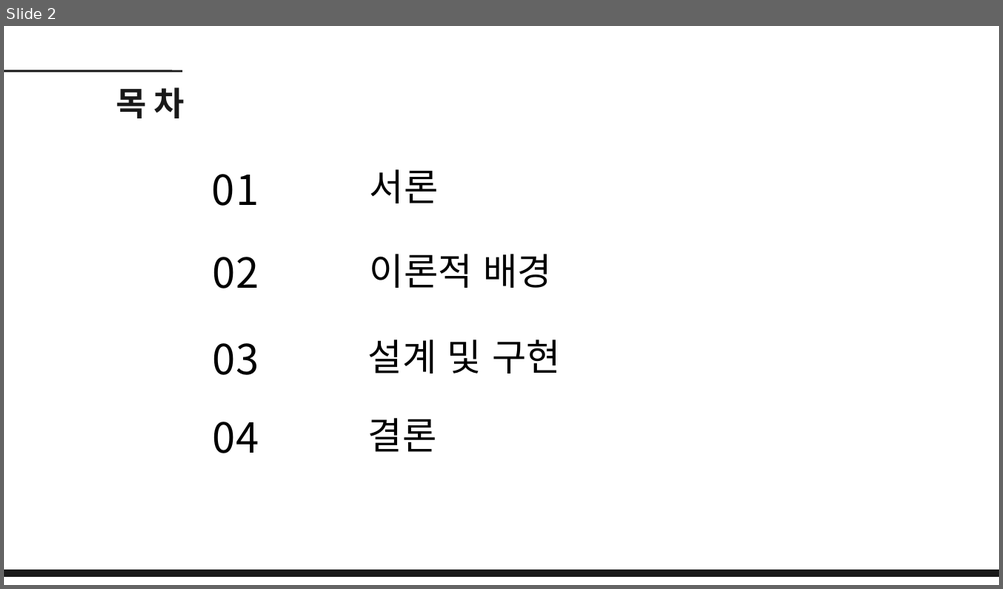
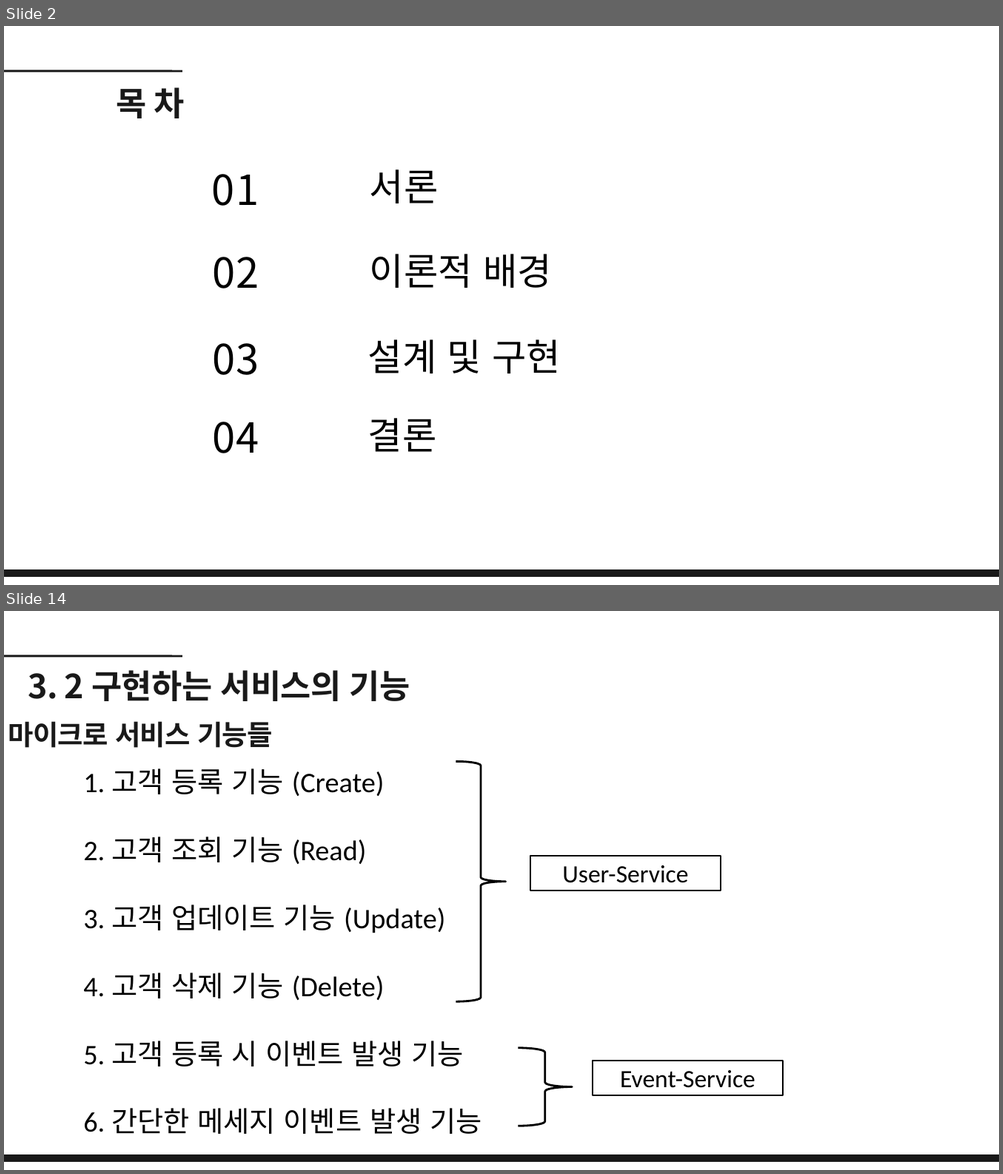
Before and after one commit to dbehdrbs0806/4rd_1sem, a slide deck: GraduationGuidance/20204077_유동균_논문발표ppt.pptx. Shown one above the other, each under a label of ours: slide 2 before the commit, slides 2 and 14 after it; the slides between them are not shown. The pictures are 1003x589 and 1003x1174 pixels, drawn with LibreOffice and Linux fonts; fonts in the diff are those of the drawing. Boxes give left, top, right and bottom in pixels: in the first picture for what was removed or moved away, otherwise in the second. Text is boxed around its words. In the diff, an @@ line names an element or a change of style, - is before the commit and + after.

```diff
--- a/GraduationGuidance/20204077_유동균_논문발표ppt.pptx
+++ b/GraduationGuidance/20204077_유동균_논문발표ppt.pptx
@@ slide 14 added at <box>4,611,999,1170</box>, background #FFFFFF @@
@@ line added from (4, 656) to (182, 656), #191919 3 pt @@
@@ text added at <box>8,670,410,748</box>, 48 pt, text #191919, bold @@
+3. 2 구현하는 서비스의 기능
+마이크로 서비스 기능들
@@ right brace added at <box>455,762,505,1002</box>, outline #000000 3 pt @@
@@ text added at <box>83,769,481,1134</box>, 41 pt, text #000000 @@
+1. 고객 등록 기능 (Create)
+2. 고객 조회 기능 (Read)
+3. 고객 업데이트 기능 (Update)
+4. 고객 삭제 기능 (Delete)
+5. 고객 등록 시 이벤트 발생 기능
+6. 간단한 메세지 이벤트 발생 기능
@@ rectangle added at <box>530,856,720,891</box>, fill #FFFFFF, outline #000000 2.25 pt, 36 pt, text #000000 @@
+User-Service
@@ right brace added at <box>518,1048,572,1126</box>, outline #000000 3 pt @@
@@ rectangle added at <box>592,1060,782,1096</box>, fill #FFFFFF, outline #000000 2.25 pt, 36 pt, text #000000 @@
+Event-Service
@@ freeform shape added at <box>4,1156,999,1162</box>, fill #191919, outline #191919 1.5 pt @@
```
Also in this commit, not shown: 6 slides changed, 10 other slides added, 7 slides removed, 3 other files.
